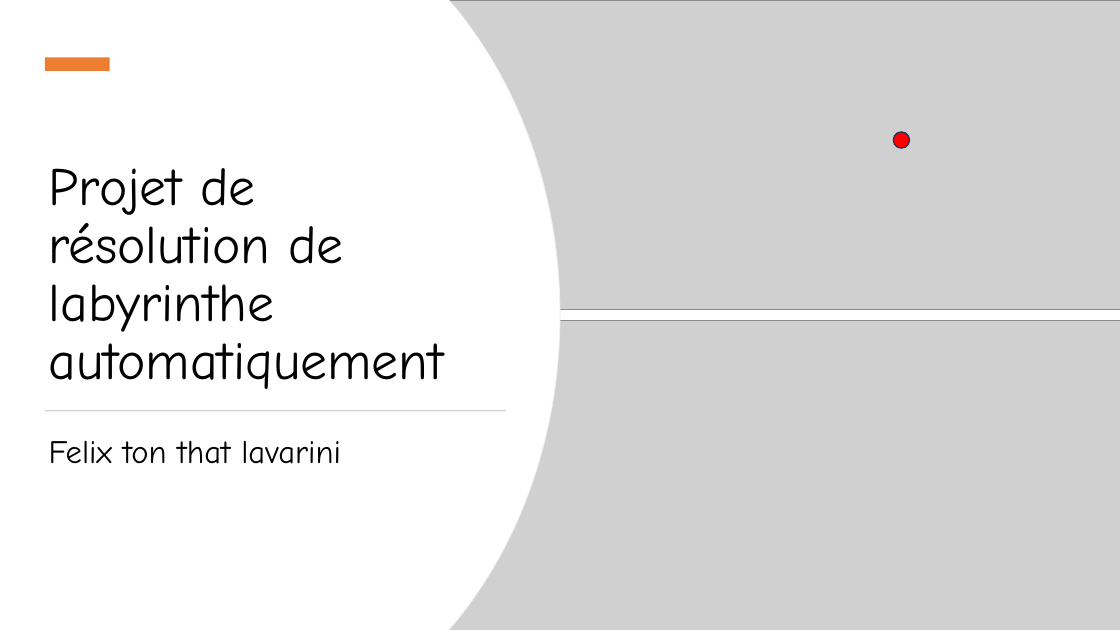
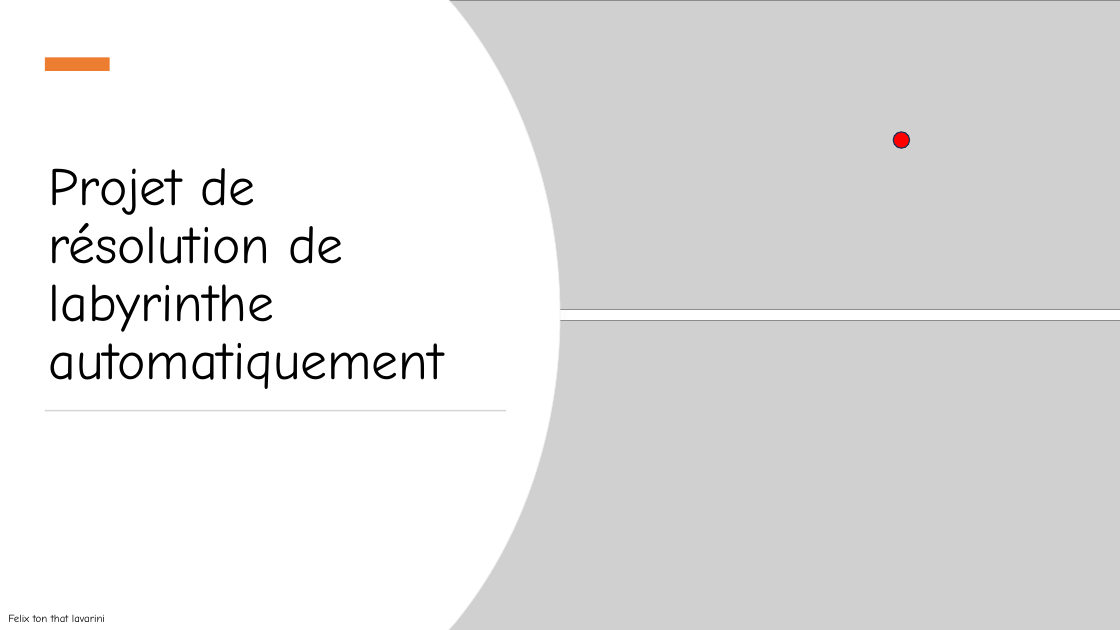
Before and after one commit to felttl/Mazer, a slide deck: slide 1 of presentation.pptx. Drawn at 1120x630 pixels with LibreOffice and Linux fonts; fonts in the diff are those of the drawing; grey boxes stand for pictures. Boxes give left, top, right and bottom in pixels: in the first picture for what was removed or moved away, otherwise in the second. Text is boxed around its words. In the diff, an @@ line names an element or a change of style, - is before the commit and + after.

```diff
--- a/presentation.pptx
+++ b/presentation.pptx
@@ subtitle "Felix ton that lavarini" moved from (x1=49, y1=441, x2=341, y2=464) to (x1=8, y1=614, x2=105, y2=622) @@
@@ subtitle "Felix ton that lavarini" at (x1=8, y1=614, x2=105, y2=622): size 28 to 9.3 pt; line spacing 0.9 to 0.7 @@
```
Also in this commit, not shown: 4 other slides changed.
